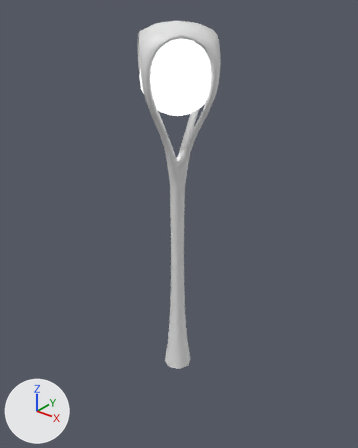
The FBX model MovistarExperience/MovistarCity/SM_Street_lamp/SM_Street_lamp.fbx as it was, and as the next commit left it.
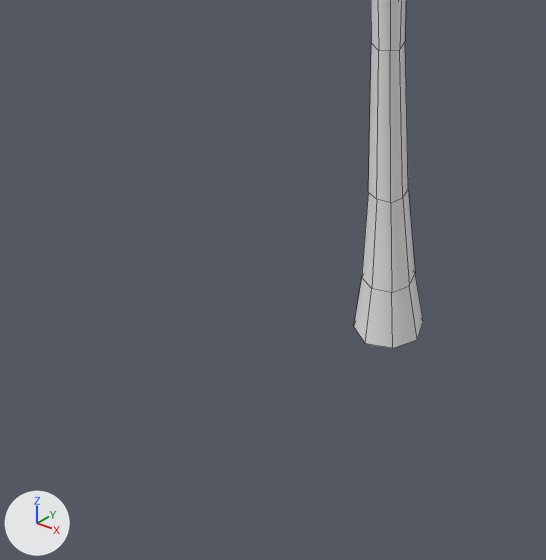
There are two pictures of each version: one whole from a 50 mm camera at (6.46, -8.02, 8.98) aimed at (-0.19, 0.29, 3.84), one close up on the part from 9% to 66% of the width and 53% to 100% of the height. The axes (+X, +Y, +Z) are drawn at lower left. The lights are the same throughout. The close-ups show mesh edges as thin lines. Where no turn or scale is listed for an object, it has been applied to the vertices.

Before the edit, the objects in view are built like this:
```python
me_plane_001 = bpy.data.meshes.new('Plane.001')
me_plane_001.from_pydata(...)  # 451 vertices, 464 faces; spans x -1.0..1.0, y -1.0..1.0, z 0.0..8.34
ob_farola = bpy.data.objects.new('Farola', me_plane_001)
ob_farola.location = (0.0, 0.0, 0.0)
```
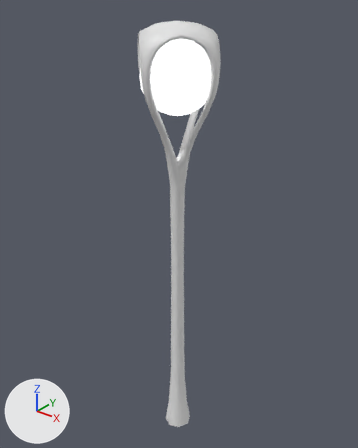
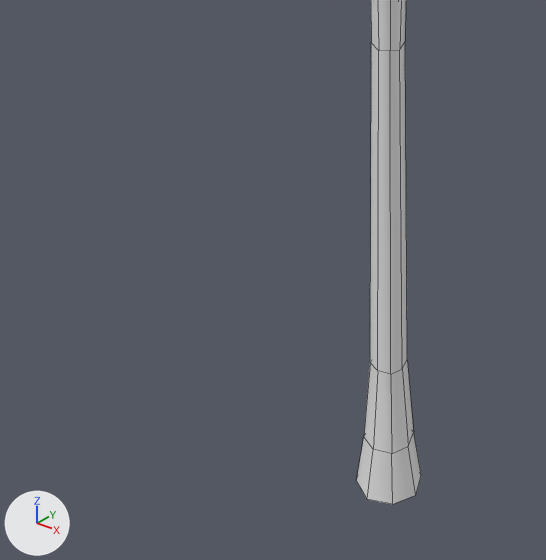
The newer file is also rescaled (x0.8), turned or shifted as a whole; pictures and numbers use the older file's frame.

The change, as a diff of the scene's bpy script:
```diff
--- a/MovistarExperience/MovistarCity/SM_Street_lamp/SM_Street_lamp.fbx.py
+++ b/MovistarExperience/MovistarCity/SM_Street_lamp/SM_Street_lamp.fbx.py
@@ me_plane_001 @@
 me_plane_001.from_pydata(...)  # 451 vertices, 464 faces; spans x -1.0..1.0, y -1.0..1.0, z 0.0..8.34
 # used by ob_farola; location = (0.0, 0.0, 0.0)
+# me_plane_001 part 1: all 24 vertices in x -0.36..0.36, y -0.36..0.36, z 0.0..1.6 are moved by (0.0, 0.0, -2.07)
```

What differs and where, as boxes [x1, y1, x2, y2] in the close-ups (546 x 560 px; the box of a moved part takes in the faces that stretch with it):
'Farola', reshaped
    before: [354, 0, 423, 348]
    after: [356, 0, 421, 504]
part 1 of me_plane_001, moved or reshaped
    before: [354, 52, 423, 348]
    after: [356, 52, 421, 504]
